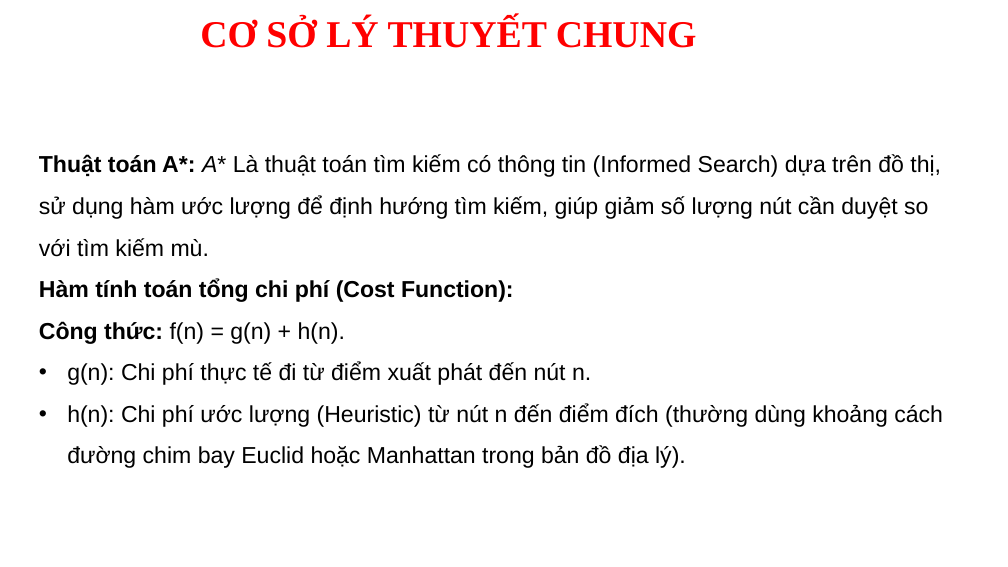
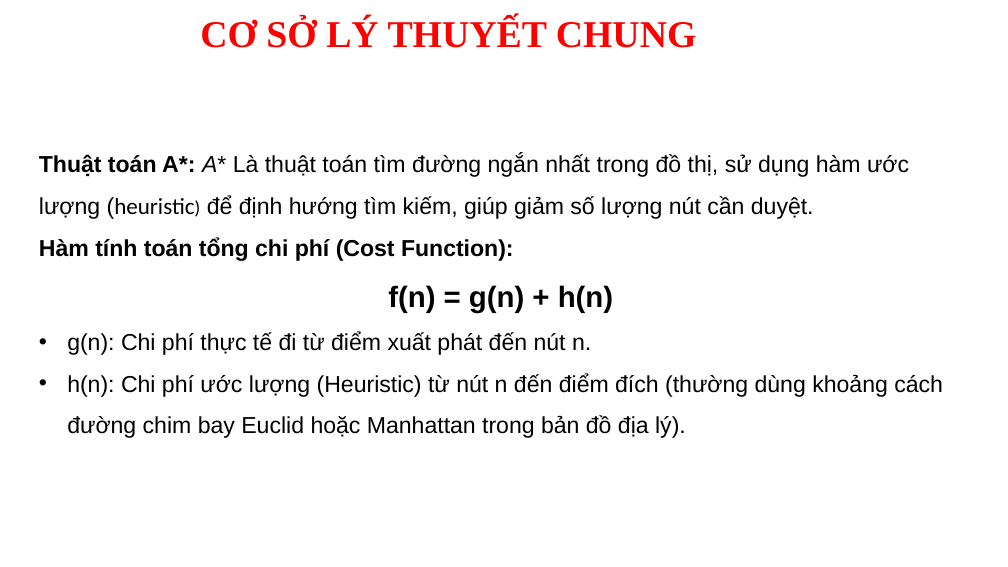
Before and after one commit to NhatThanh115/tn-da22tta-110122017-maitranthanhnhat-bandosodhtv, a slide deck: slide 5 of docs/Mai Trần Thanh Nhật - Khóa luận.pptx. Drawn at 1008x567 pixels with LibreOffice and Linux fonts; fonts in the diff are those of the drawing; background and template pictures are left out. Boxes give left, top, right and bottom in pixels: in the first picture for what was removed or moved away, otherwise in the second. Text is boxed around its words. In the diff, an @@ line names an element or a change of style, - is before the commit and + after.

```diff
--- a/docs/Mai Trần Thanh Nhật - Khóa luận.pptx
+++ b/docs/Mai Trần Thanh Nhật - Khóa luận.pptx
@@ text at [39,154,909,219]: text changed @@
-Thuật toán A*: A* Là thuật toán tìm kiếm có thông tin (Informed Search) dựa trên đồ thị, sử dụng hàm ước lượng để định hướng tìm kiếm, giúp giảm số lượng nút cần duyệt so với tìm kiếm mù.
+Thuật toán A*: A* Là thuật toán tìm đường ngắn nhất trong đồ thị, sử dụng hàm ước lượng (heuristic) để định hướng tìm kiếm, giúp giảm số lượng nút cần duyệt.
@@ text at [388,285,613,313]: text changed; size 22 to 28 pt; bold on @@
-  Công thức: f(n) = g(n) + h(n).
+  f(n) = g(n) + h(n)
```
Also in this commit, not shown: 8 other slides changed, 2 slides removed, 16 other files.
